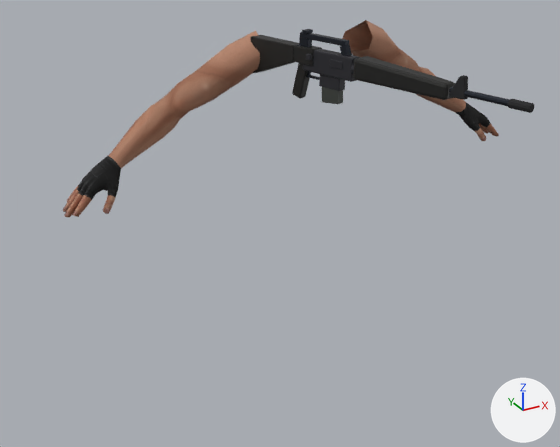
The glTF model assets/player/viewmodels/m16_fp.glb: old version first, new version second.
Before and after are seen from a 50 mm lens placed at (-1.294, -2.118, 2.069), pointed at (-0.296, -0.302, 1.161). The lights are fixed; the arrows at lower right show +X, +Y and +Z. The first picture is the older version. Where no turn or scale is listed for an object, it has been applied to the vertices.

Script lines for the objects in view, before the commit:
```python
me_armsmesh = bpy.data.meshes.new('ArmsMesh')
me_armsmesh.from_pydata(...)  # 596 vertices, 1176 faces; spans x -0.84..0.84, y -0.04..0.14, z 1.17..1.66
me_armsmesh.materials.append(mat_arms)  # picture img_arms_gloves_01
me_cylinder_001 = bpy.data.meshes.new('Cylinder.001')
me_cylinder_001.from_pydata(...)  # 1236 vertices, 2384 faces; spans x -0.141..0.804, y -0.028..0.029, z -0.122..0.078
# faces by material slot: [884, 540, 628, 224, 108]
me_cylinder_001.materials.append(mat_bluedsteel_001)  # dark grey #333740
me_cylinder_001.materials.append(mat_blackpolymer)  # black #181815
me_cylinder_001.materials.append(mat_blackalu)  # dark grey #333338
me_cylinder_001.materials.append(mat_matteblack_001)  # black #242427
me_cylinder_001.materials.append(mat_alumag_001)  # dark grey #4d514d
ob_armsmesh = bpy.data.objects.new('ArmsMesh', me_armsmesh)
ob_armsmesh.location = (0.0, 0.0, 0.0)
ob_m16a1_rifle = bpy.data.objects.new('M16A1_Rifle', me_cylinder_001)
ob_m16a1_rifle.location = (-0.018, -0.768, 1.609)
ob_m16a1_rifle.rotation_euler = (-0.00271, -0.00459, 1.806)  # degrees (-0.2, -0.3, 103)
```
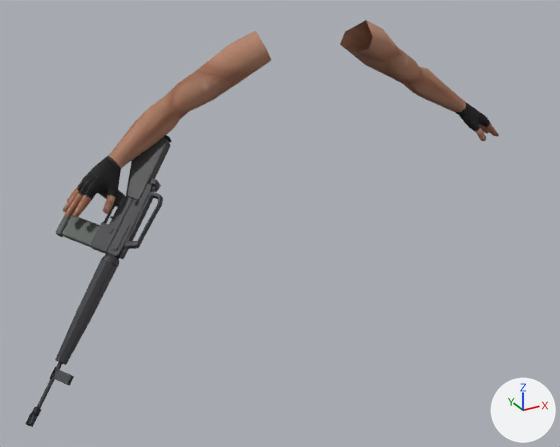
What changed in the scene script:
```text
Remove ob_m16a1_rifle:
    ob_m16a1_rifle = bpy.data.objects.new('M16A1_Rifle', me_cylinder_001)
Change ob_muzzlepoint:
    remove ob_muzzlepoint.parent = ob_m16a1_rifle
Add ob_m16a1_magazine_030:
    ob_m16a1_magazine_030 = bpy.data.objects.new('M16A1_magazine.030', me_m16a1_030)  # 112 vertices, 216 faces; spans x -0.0521..0.079, y -0.0809..0.0482, z -0.0468..0.0404; in mat_alumag_001 (dark grey #4d514d)
    ob_m16a1_magazine_030.location = (-0.812, 0.032, 1.127)
Add ob_m16a1_charge_handle_slide_back:
    ob_m16a1_charge_handle_slide_back = bpy.data.objects.new('M16A1_charge_handle_slide_back', me_m16a1_chandle)  # 24 vertices, 36 faces; spans x -0.0423..0.0257, y -0.0278..0.0247, z -0.0456..0.0293; in mat_blackalu_002 (dark grey #3c3c3f)
    ob_m16a1_charge_handle_slide_back.location = (-0.575, -0.028, 1.234)
Add ob_m16a1_cart_flap_019:
    ob_m16a1_cart_flap_019 = bpy.data.objects.new('M16A1_cart_flap.019', me_m16a1_019)  # 56 vertices, 108 faces; spans x -0.0264..0.041, y -0.0319..0.0148, z -0.0357..0.031; in mat_blackalu_002 (dark grey #3c3c3f)
    ob_m16a1_cart_flap_019.location = (-0.716, -0.074, 1.124)
Add ob_m16a1_029:
    ob_m16a1_029 = bpy.data.objects.new('M16A1.029', me_m16a1_029)  # 56 vertices, 108 faces; spans x 0.0155..0.0963, y 0.0223..0.0874, z 0.0479..0.126; in mat_blackalu_002 (dark grey #3c3c3f)
    ob_m16a1_029.location = (-0.805, -0.093, 1.024)
Add ob_m16a1_028:
    ob_m16a1_028 = bpy.data.objects.new('M16A1.028', me_m16a1_028)  # 62 vertices, 120 faces; spans x 0.0125..0.1575, y -0.0129..0.084, z 0.0134..0.162; in mat_blackalu_002 (dark grey #3c3c3f)
    ob_m16a1_028.location = (-0.783, -0.074, 1.054)
Add ob_m16a1_027:
    ob_m16a1_027 = bpy.data.objects.new('M16A1.027', me_m16a1_027)  # 82 vertices, 160 faces; spans x 0.0343..0.132, y 0.0673..0.1948, z 0.1277..0.2097; in mat_blackpolymer_006 (dark grey #2f2f30)
    ob_m16a1_027.location = (-0.78, -0.087, 1.045)
Add ob_m16a1_026:
    ob_m16a1_026 = bpy.data.objects.new('M16A1.026', me_m16a1_026)  # 112 vertices, 224 faces; spans x 0.043..0.1095, y 0.0402..0.0883, z 0.0766..0.1397; in mat_blackalu_002 (dark grey #3c3c3f)
    ob_m16a1_026.location = (-0.783, -0.074, 1.054)
Add ob_m16a1_022:
    ob_m16a1_022 = bpy.data.objects.new('M16A1.022', me_m16a1_022)  # 74 vertices, 144 faces; spans x 0.162..0.334, y 0.043..0.221, z 0.167..0.365; in mat_blackpolymer_006 (dark grey #2f2f30)
    ob_m16a1_022.location = (-0.821, -0.087, 1.016)
Add ob_m16a1_021:
    ob_m16a1_021 = bpy.data.objects.new('M16A1.021', me_m16a1_021)  # 56 vertices, 108 faces; spans x 0.386..0.553, y 0.15..0.264, z 0.401..0.572; in mat_blackalu_002 (dark grey #3c3c3f)
    ob_m16a1_021.location = (-1.131, -0.268, 0.659)
Add ob_m16a1_017:
    ob_m16a1_017 = bpy.data.objects.new('M16A1.017', me_m16a1_017)  # 60 vertices, 116 faces; spans x 0.0074..0.0559, y -0.0549..-0.0045, z -0.0216..0.0257; in mat_blackalu_002 (dark grey #3c3c3f)
    ob_m16a1_017.location = (-0.779, -0.072, 1.057)
Add ob_m16a1_012:
    ob_m16a1_012 = bpy.data.objects.new('M16A1.012', me_m16a1_012)  # 60 vertices, 116 faces; spans x -0.2711..-0.2442, y -0.1992..-0.1748, z -0.3349..-0.3077; in mat_bluedsteel_005 (dark grey #303035)
    ob_m16a1_012.location = (-0.779, -0.072, 1.057)
Add ob_m16a1_010:
    ob_m16a1_010 = bpy.data.objects.new('M16A1.010', me_m16a1_010)  # 248 vertices, 502 faces; spans x 0.0642..0.2117, y -0.058..0.0388, z 0.0183..0.1635; in mat_blackalu_001 (dark grey #3c3c3f)
    ob_m16a1_010.location = (-0.771, -0.067, 1.065)
Add ob_m16a1_009:
    ob_m16a1_009 = bpy.data.objects.new('M16A1.009', me_m16a1_009)  # 110 vertices, 216 faces; spans x -0.18..0.047, y -0.153..-0.005, z -0.234..0.016; in mat_blackalu_001 (dark grey #3c3c3f)
    ob_m16a1_009.location = (-0.779, -0.072, 1.057)
Add ob_m16a1_004:
    ob_m16a1_004 = bpy.data.objects.new('M16A1.004', me_m16a1_004)  # 44 vertices, 84 faces; spans x -0.1902..-0.143, y -0.1878..-0.1428, z -0.269..-0.2395; in mat_blackalu_001 (dark grey #3c3c3f)
    ob_m16a1_004.location = (-0.779, -0.072, 1.057)
Add ob_m16a1_003:
    ob_m16a1_003 = bpy.data.objects.new('M16A1.003', me_m16a1_003)  # 44 vertices, 84 faces; spans x -0.1971..-0.1498, y -0.1965..-0.1514, z -0.2585..-0.229; in mat_blackalu_001 (dark grey #3c3c3f)
    ob_m16a1_003.location = (-0.779, -0.072, 1.057)
Add ob_m16a1_001:
    ob_m16a1_001 = bpy.data.objects.new('M16A1.001', me_m16a1_001)  # 102 vertices, 200 faces; spans x -0.2846..-0.1633, y -0.2049..-0.1331, z -0.351..-0.2173; in mat_blackalu_001 (dark grey #3c3c3f)
    ob_m16a1_001.location = (-0.779, -0.072, 1.057)
Add ob_m16a1:
    ob_m16a1 = bpy.data.objects.new('M16A1', me_m16a1)  # 68 vertices, 122 faces; spans x 0.027..0.269, y -0.012..0.018, z 0.023..0.061; in mat_blackalu_002 (dark grey #3c3c3f)
    ob_m16a1.location = (-0.779, -0.072, 1.057)
    ob_m16a1.rotation_euler = (1.858, -0.775, 0.501)  # degrees (106, -44, 29)
```

What differs and where, as boxes [x1, y1, x2, y2] in the pictures (560 x 447 px):
'M16A1_Rifle', deleted
    before: [251, 29, 534, 113]
'M16A1.009', added
    after: [55, 259, 117, 365]
'M16A1.022', added
    after: [126, 137, 170, 201]
'M16A1_magazine.030', added
    after: [56, 215, 100, 247]
'M16A1.028', added
    after: [99, 196, 133, 254]
'M16A1', added
    after: [107, 183, 152, 259]
'M16A1.010', added
    after: [124, 191, 163, 249]
'M16A1.021', added
    after: [118, 196, 154, 259]
'M16A1.029', added
    after: [90, 222, 109, 252]
'M16A1_cart_flap.019', added
    after: [110, 222, 129, 251]
'M16A1.001', added
    after: [29, 362, 62, 424]
'M16A1.003', added
    after: [53, 369, 72, 385]
'M16A1.027', added (mostly hidden)
    after: [98, 190, 126, 206]
'M16A1.017', added
    after: [102, 254, 119, 267]
'M16A1_charge_handle_slide_back', added
    after: [145, 178, 161, 202]
'M16A1.012', added
    after: [32, 407, 41, 416]
'M16A1.026', added
    after: [104, 203, 118, 223]
'M16A1.004', added
    after: [68, 376, 74, 386]
